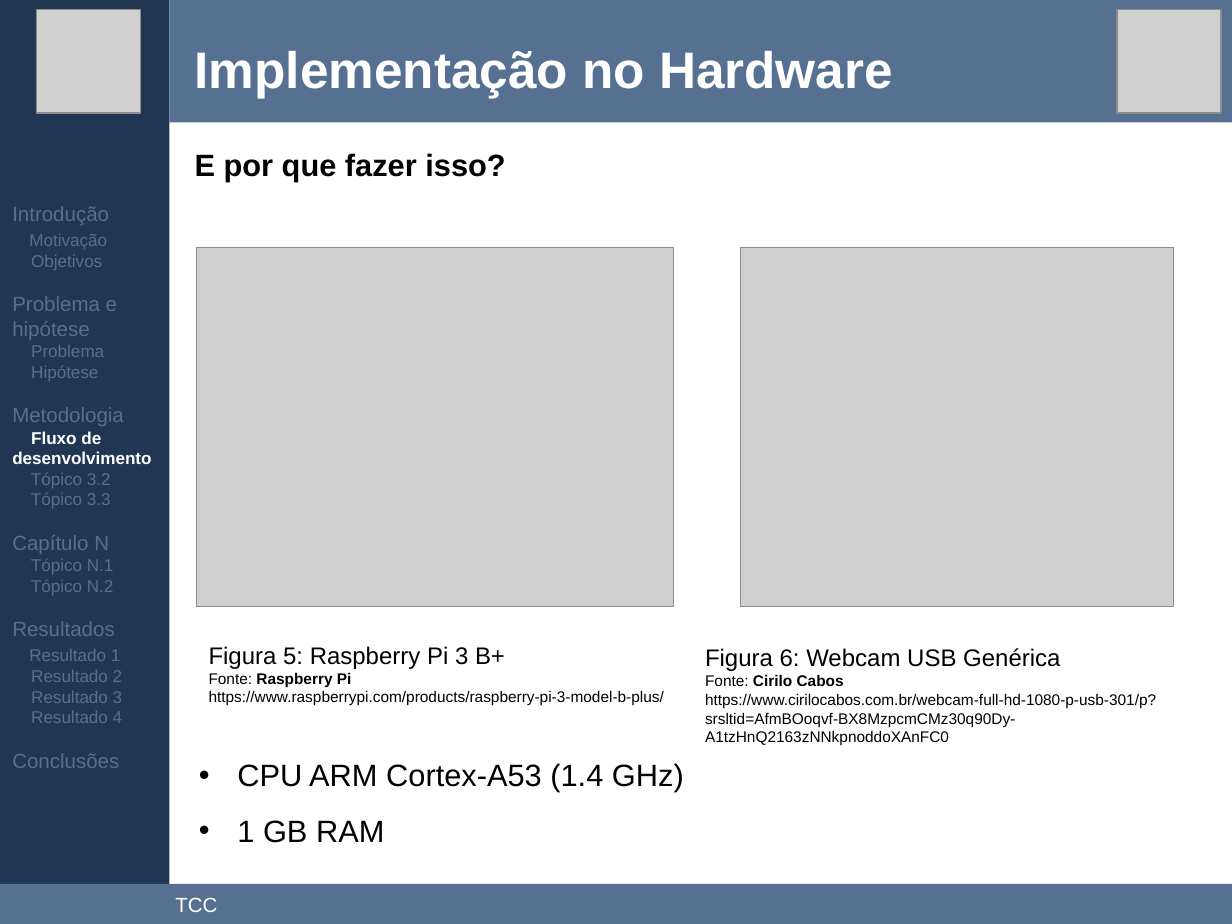
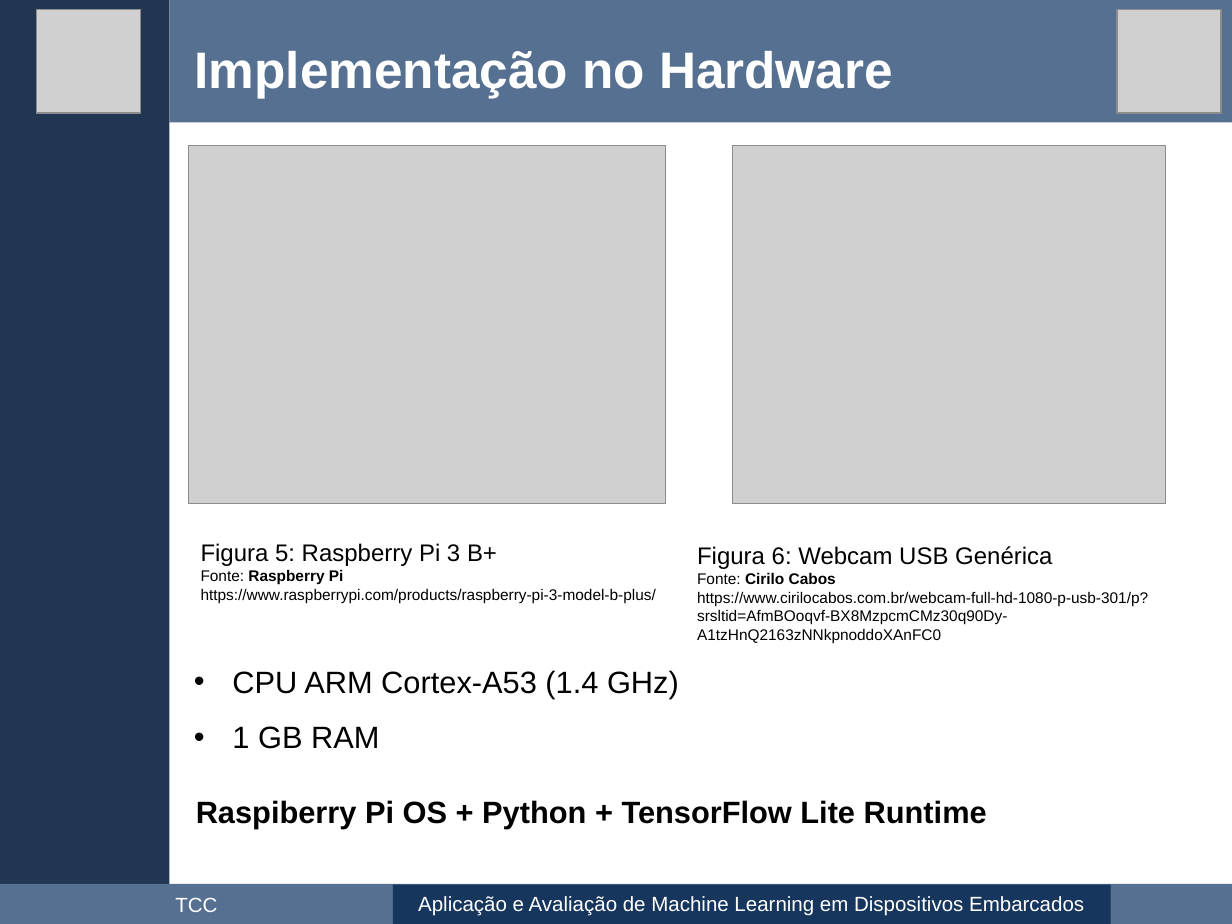
Before and after one commit to maxwellrs-dev/ai4rpi, a slide deck: slide 25 of apresentacao/apresentacao.pptx (slide 29 before the commit). Drawn at 1232x924 pixels with LibreOffice and Linux fonts; fonts in the diff are those of the drawing; grey boxes stand for pictures. Boxes give left, top, right and bottom in pixels: in the first picture for what was removed or moved away, otherwise in the second. Text is boxed around its words. In the diff, an @@ line names an element or a change of style, - is before the commit and + after.

```diff
--- a/apresentacao/apresentacao.pptx
+++ b/apresentacao/apresentacao.pptx
@@ picture: place and size @@
-picture at (196,248,673,606)
+picture at (188,145,665,504)
@@ picture: place and size @@
-picture at (740,248,1174,606)
+picture at (732,145,1165,504)
@@ text removed at (195,153,505,181) @@
-E por que fazer isso?
@@ text removed at (12,206,151,768) @@
-Introdução
-Motivação
-Objetivos
-Problema e hipótese
-Problema
-Hipótese
-Metodologia
-Fluxo de desenvolvimento
-Tópico 3.2
-Tópico 3.3
-Capítulo N
-Tópico N.1
-Tópico N.2
-Resultados
-Resultado 1
-Resultado 2
-Resultado 3
-Resultado 4
-Conclusões
@@ text "Figura 5: Raspberry Pi 3 ...": place and size @@
-text "Figura 5: Raspberry Pi 3 ..." at (209,646,664,706)
+text "Figura 5: Raspberry Pi 3 ..." at (201,543,656,603)
@@ text "Figura 6: Webcam USB Genérica": place and size @@
-text "Figura 6: Webcam USB Genérica" at (705,648,1156,745)
+text "Figura 6: Webcam USB Genérica" at (697,546,1148,643)
@@ text "CPU ARM Cortex-A53 (1.4 GHz)": place and size @@
-text "CPU ARM Cortex-A53 (1.4 GHz)" at (237,763,684,843)
+text "CPU ARM Cortex-A53 (1.4 GHz)" at (232,670,679,749)
@@ text added at (196,800,987,829), 18 pt, text #000000, bold @@
+Raspiberry Pi OS + Python + TensorFlow Lite Runtime
@@ rectangle added at (393,885,1111,924), fill #17365D, 12 pt, text #FFFFFF @@
+Aplicação e Avaliação de Machine Learning em Dispositivos Embarcados
```
Also in this commit, not shown: 32 other slides changed, 6 slides added, 14 slides removed.
